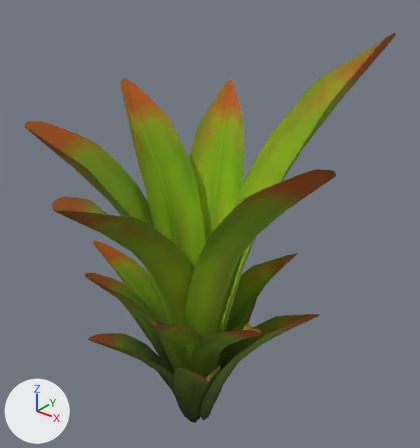
Renders of the glTF model assets/nature/Plant_1_Big.gltf from each side of a commit.
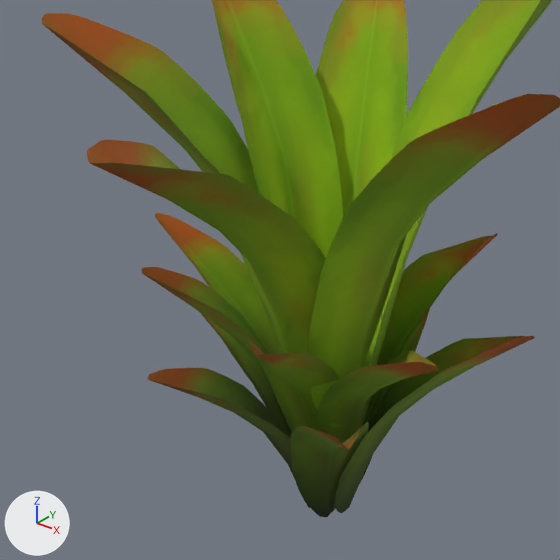
Old and new are each drawn whole from a camera (50 mm lens) standing at (1.788, -2.088, 2.664) and looking at (0.011, 0.134, 1.287) and again close up on the part from 0% to 80% of the width and 25% to 100% of the height. Lighting does not change. The marker at lower left points along +X, +Y and +Z. The last two pictures show the newer version.

The older version as bpy lines, for what is in view:
```python
mat_leaves = bpy.data.materials.new('Leaves')
mat_leaves.use_nodes = True; mat_leaves.node_tree.nodes.clear()
_N = mat_leaves.node_tree.nodes; _L = mat_leaves.node_tree.links
n0 = _N.new('ShaderNodeBsdfPrincipled'); n0.name = 'Principled BSDF'
n0.inputs[2].default_value = 1.0  # 'Roughness'
n1 = _N.new('ShaderNodeOutputMaterial'); n1.name = 'Material Output'
n2 = _N.new('ShaderNodeMath'); n2.name = 'Math'
n2.operation = 'SUBTRACT'
n2.inputs[0].default_value = 1.0  # 'Value'
n3 = _N.new('ShaderNodeMath'); n3.name = 'Math.001'
n3.operation = 'LESS_THAN'
n3.inputs[1].default_value = 0.2  # 'Value'
n4 = _N.new('ShaderNodeMix'); n4.name = 'Mix'
n4.data_type = 'RGBA'
n4.blend_type = 'MULTIPLY'
n4.inputs[0].default_value = 1.0  # 'Factor'
n5 = _N.new('ShaderNodeMath'); n5.name = 'Math.002'
n5.operation = 'MULTIPLY'
n6 = _N.new('ShaderNodeVertexColor'); n6.name = 'Color Attribute'
n7 = _N.new('ShaderNodeTexImage'); n7.name = 'Image Texture'
n7.image = img_leaves
_L.new(n0.outputs[0], n1.inputs[0])  # 'BSDF' to 'Surface'
_L.new(n2.outputs[0], n0.inputs[4])  # 'Value' to 'Alpha'
_L.new(n3.outputs[0], n2.inputs[1])  # 'Value' to 'Value'
_L.new(n4.outputs[2], n0.inputs[0])  # 'Result' to 'Base Color'
_L.new(n5.outputs[0], n3.inputs[0])  # 'Value' to 'Value'
_L.new(n6.outputs[0], n4.inputs[7])  # 'Color' to 'B'
_L.new(n6.outputs[1], n5.inputs[1])  # 'Alpha' to 'Value'
_L.new(n7.outputs[0], n4.inputs[6])  # 'Color' to 'A'
_L.new(n7.outputs[1], n5.inputs[0])  # 'Alpha' to 'Value'
me_plane_035 = bpy.data.meshes.new('Plane.035')
me_plane_035.from_pydata(...)  # 324 vertices, 360 faces; spans x -0.87..0.94, y -0.92..1.04, z -0.04..2.31
me_plane_035.materials.append(mat_leaves)
ob_plant_1_big = bpy.data.objects.new('Plant_1_Big', me_plane_035)
ob_plant_1_big.location = (0.0, 0.0, 0.0)
```
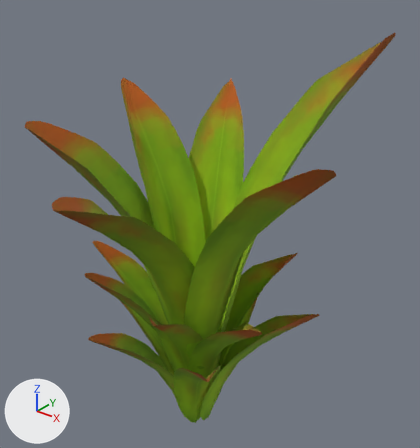
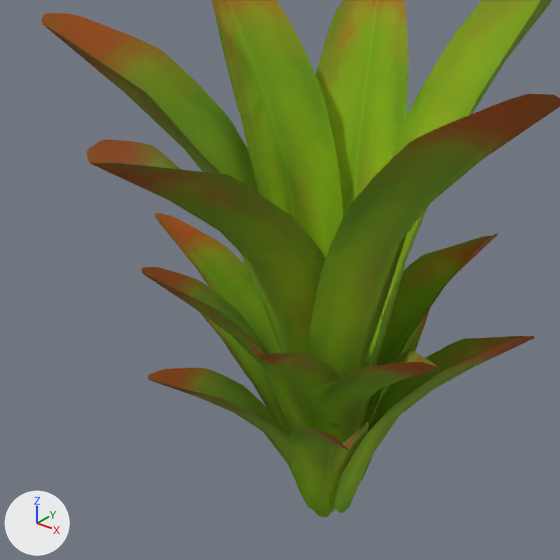
Where the newer file only moved an object's origin or applied its transform, the numbers keep the older frame.

Changed parts and their boxes [x1, y1, x2, y2] in the close-ups (560 x 560 px):
'Plant_1_Big', recoloured
    both: [168, 125, 438, 517]

Edits to the bpy script that builds the scene:
```text
Change mat_leaves:
    remove # nodes: BsdfPrincipled, Math x3, Mix, OutputMaterial, TexImage, VertexColor
    nodes: BsdfPrincipled, Math x2, OutputMaterial, TexImage
```
